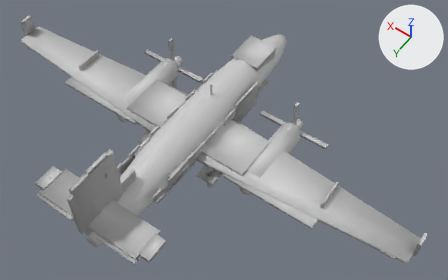
Renders of the FBX model game/Airside/Assets/Airside/Art/Models/Aircraft/mdl_regional_turboprop_01_authored_v01.fbx from each side of a commit.
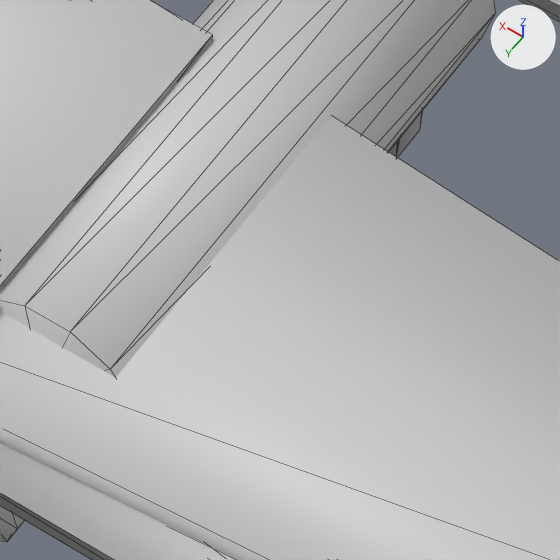
The first picture shows the older version from a 50 mm lens placed at (-0.0775, 0.0898, 0.1598), pointed at (-0.0103, -0.0043, 0.012). The close-ups show the older and then the newer version on the part from 55% to 69% of the width and 49% to 71% of the height of that picture. Only the edits that show in the close-ups are written down. Lighting does not change. The marker at upper right points along +X, +Y and +Z. The close-ups show mesh edges as thin lines. Where no turn or scale is listed for an object, it has been applied to the vertices.

In view in the first close-up: 'engine_left', 'flap_left', 'wing_left', 'wing_root_left' and 3 more.
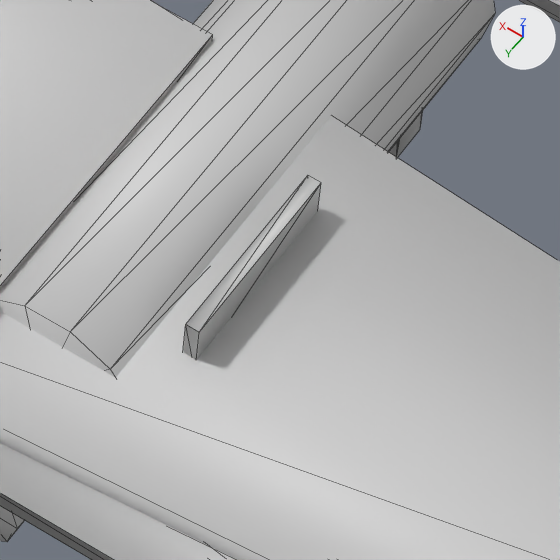
What changed in the scene script:
```text
Add me_mesh_031_1:
    me_mesh_031_1.from_pydata(...)  # a box spanning x -0.02825..-0.02775, y -0.0085..-0.0015, z 0.0105..0.0127
    me_mesh_031_1.polygons.foreach_set('use_smooth', [True] * 12)
    me_mesh_031_1.materials.append(mat_defaultmaterial)  # light grey #cbcbcb
Add ob_wing_fence_mid_l:
    ob_wing_fence_mid_l = bpy.data.objects.new('wing_fence_mid_l', me_mesh_031_1)
    ob_wing_fence_mid_l.location = (0.0, 0.0, 0.0)
```

Boxes (x1, y1, x2, y2) around the edits, measured in the close-ups (560 x 560 px):
'wing_fence_mid_l', added: after (183, 175, 321, 360)
